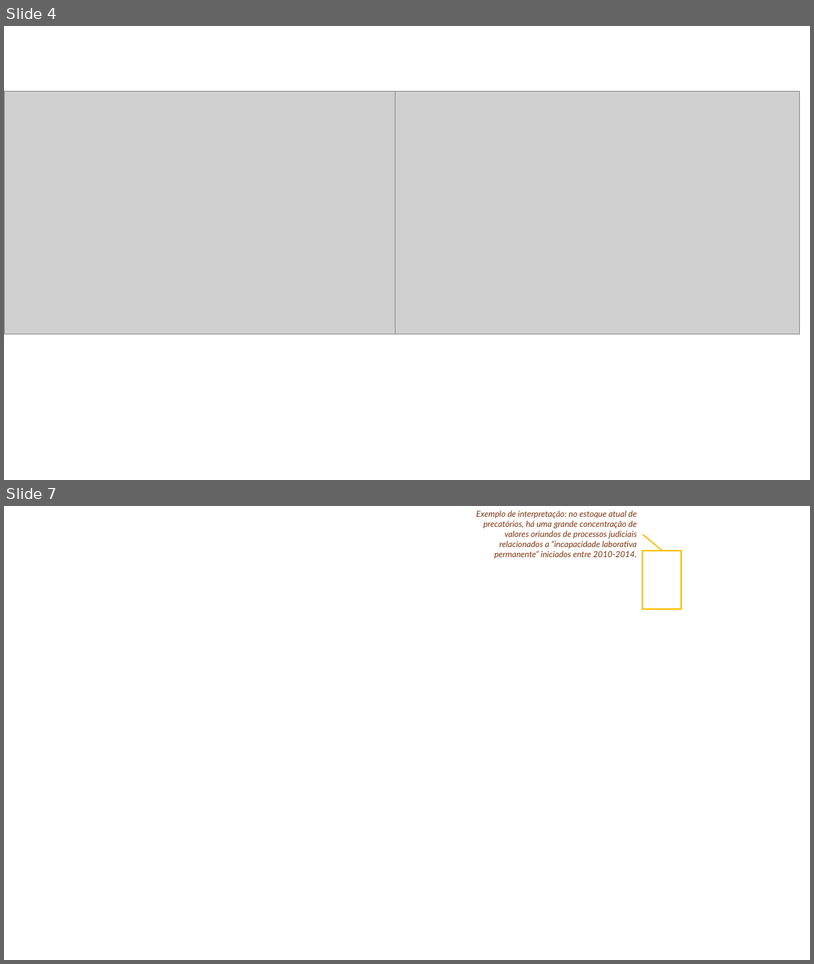
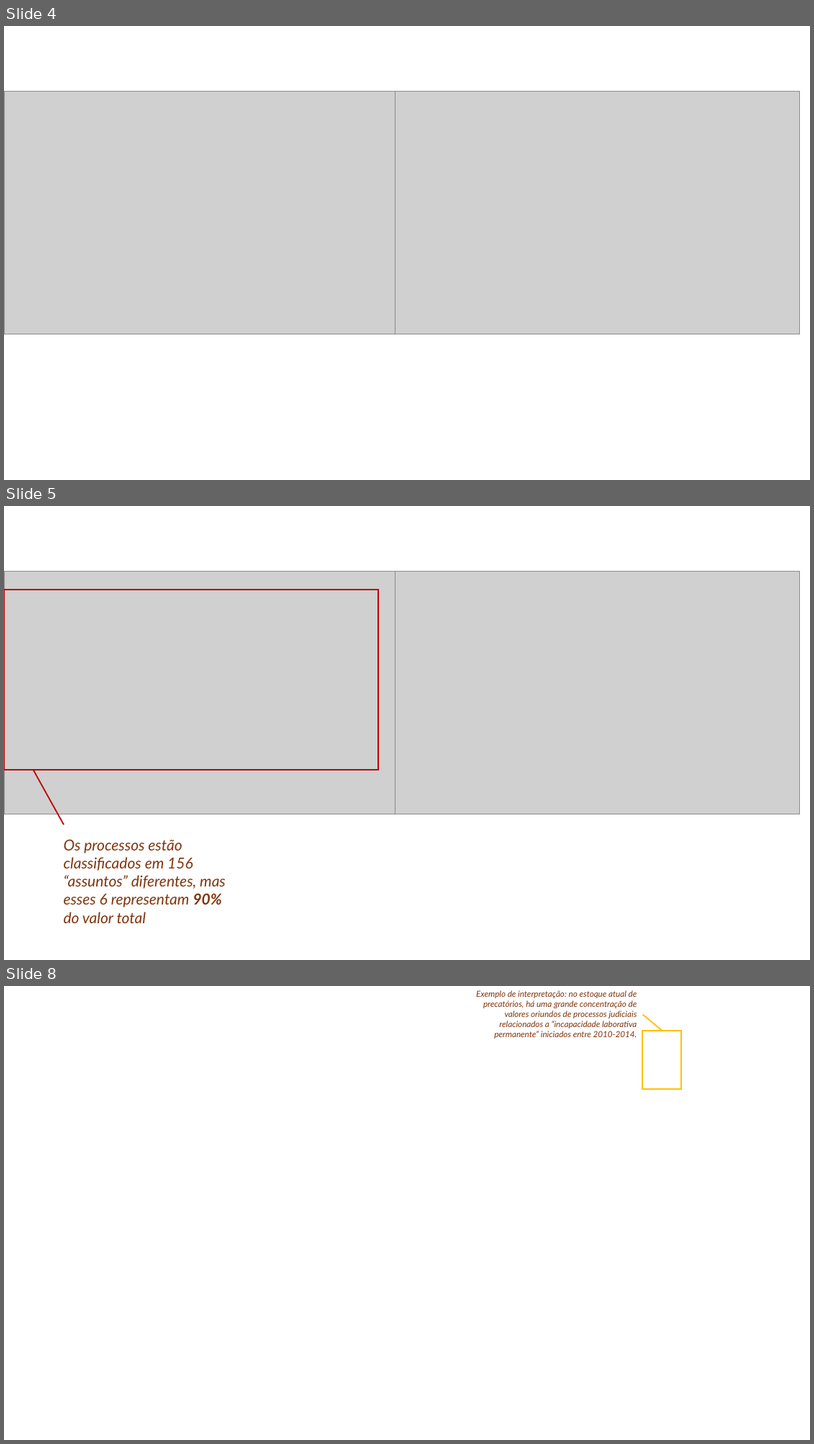
Before and after one commit to tiago-tesouro/precatorios, a slide deck: plots/precatorios.pptx. Shown one above the other, each under a label of ours: slides 4 and 7 before the commit, slides 4, 5 and 8 after it; the slides between them are not shown. The pictures are 814x964 and 814x1444 pixels, drawn with LibreOffice and Linux fonts; fonts in the diff are those of the drawing; grey boxes stand for pictures; background and template pictures are left out. Boxes give left, top, right and bottom in pixels: in the first picture for what was removed or moved away, otherwise in the second. Text is boxed around its words. In the diff, an @@ line names an element or a change of style, - is before the commit and + after.

```diff
--- a/plots/precatorios.pptx
+++ b/plots/precatorios.pptx
@@ slide 5 added at (x1=4, y1=506, x2=810, y2=960), background #FFFFFF @@
@@ picture added at (x1=4, y1=571, x2=409, y2=814) @@
@@ rectangle added at (x1=4, y1=590, x2=379, y2=770), outline #C00000 1.5 pt @@
@@ picture added at (x1=396, y1=571, x2=800, y2=814) @@
@@ line added from (33, 770) to (64, 824), #C00000 1.5 pt @@
@@ text added at (x1=64, y1=839, x2=226, y2=923), 18 pt, text #80350E, italic @@
+Os processos estão classificados em 156 “assuntos” diferentes, mas esses 6 representam 90% do valor total
@@ what was slide 7 is now slide 8 @@
```
Also in this commit, not shown: 1 slide changed, 1 other file.
